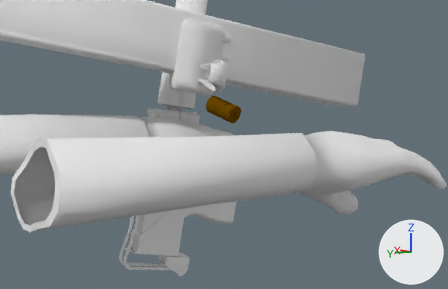
A saved change to the Blender file Joshua-Boo-Boos DMD Combat Mod/Mac-10 Backup.blend.
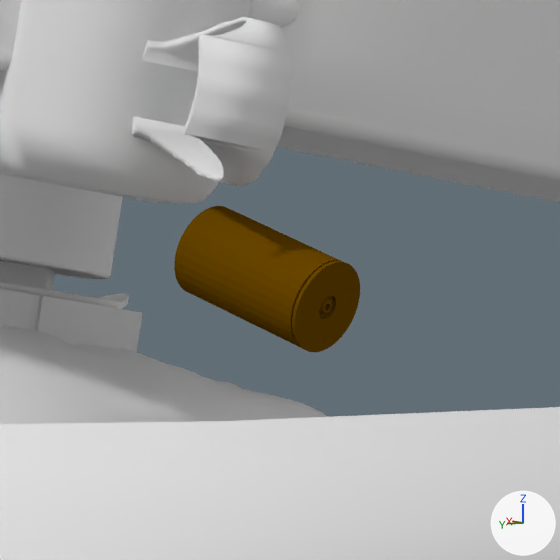
Each version is shown from a 50 mm camera at (-6.87, 4.53, -0.04) aimed at (4.79, -3.18, -1.32), then close up on the part from 39% to 62% of the width and 20% to 56% of the height. Every picture has the same lights, and +X, +Y and +Z are marked at lower right.

Names of what the first close-up shows: 'Bolt', 'Bullet', 'Charging Handle', 'Hands.001', 'Mac-10', 'Magazine'.
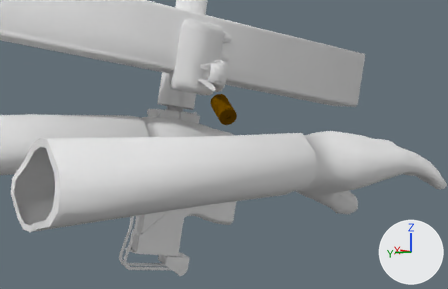
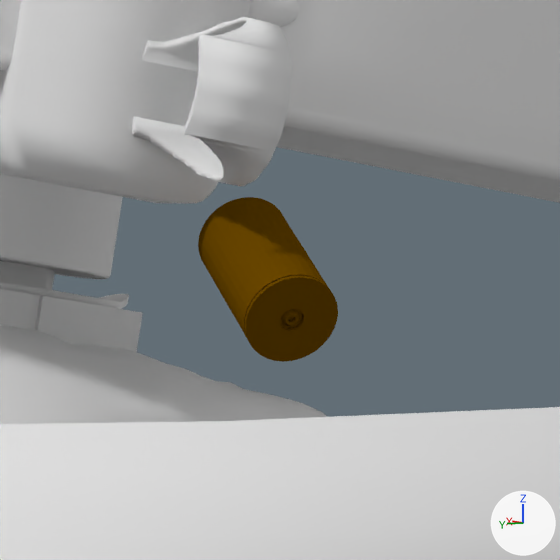
Commit message: I updated the Mac-10.

Where the change shows, as pixel boxes (x1, y1, x2, y2) in the close-ups (560 x 560 px):
'Bullet', turned
    before: (174, 206, 360, 352)
    after: (198, 197, 338, 362)

Patch to the scene script:
```diff
--- a/Joshua-Boo-Boos DMD Combat Mod/Mac-10 Backup.blend.py
+++ b/Joshua-Boo-Boos DMD Combat Mod/Mac-10 Backup.blend.py
@@ ob_bullet @@
 ob_bullet.location = (4.855, -3.21, -0.531)
-ob_bullet.rotation_euler = (-0.106, -0.545, -0.319)  # degrees (-6.1, -31, -18)
+ob_bullet.rotation_euler = (-1.166, -1.052, -0.417)  # degrees (-67, -60, -24)
 ob_bullet.scale = (1.81, 1.81, 1.81)
```
